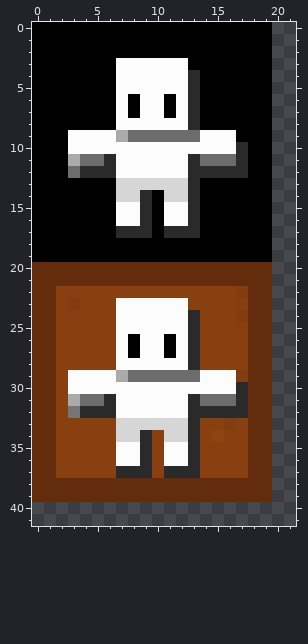
File history of a pixel-art sprite, src/main/resources/assets/darksouls/textures/guis/accessibility.png. Above: the version before the commit.
The file is 32x64 pixels. Colours within 5 levels of each other are drawn and written as one. Shown: x 0..21, y 0..41.
New version:
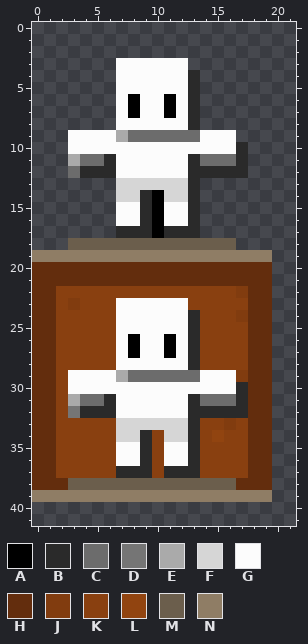
Palette (. is transparent): A #000000  B #2a2a2a  C #6c6c6c  D #757575  E #aaaaaa  F #d6d6d6  G #fcfcfc  H #632d0d  J #813c0f  K #894010  L #914410  M #6b5e4c  N #8f7d65
The edit:
y 0..2: x 0..19 AAAAAAAAAAAAAAAAAAAA -> ....................
y 3: x 0..6 AAAAAAA -> .......; x 13..19 AAAAAAA -> .......
y 4..8: x 0..6 AAAAAAA -> .......; x 14..19 AAAAAA -> ......
y 9: x 0..2 AAA -> ...; x 17..19 AAA -> ...
y 10..12: x 0..2 AAA -> ...; x 18..19 AA -> ..
y 13..17: x 0..6 AAAAAAA -> .......; x 14..19 AAAAAA -> ......
y 18: x 0..19 AAAAAAAAAAAAAAAAAAAA -> ...MMMMMMMMMMMMMM...
y 19: x 0..19 AAAAAAAAAAAAAAAAAAAA -> NNNNNNNNNNNNNNNNNNNN
y 38: x 3..16 HHHHHHHHHHHHHH -> MMMMMMMMMMMMMM
y 39: x 0..19 HHHHHHHHHHHHHHHHHHHH -> NNNNNNNNNNNNNNNNNNNN
Changed places in both pictures, as pixel boxes (x1, y1, x2, y2):
changed: (32, 22, 272, 262)
changed: (32, 478, 272, 502)
